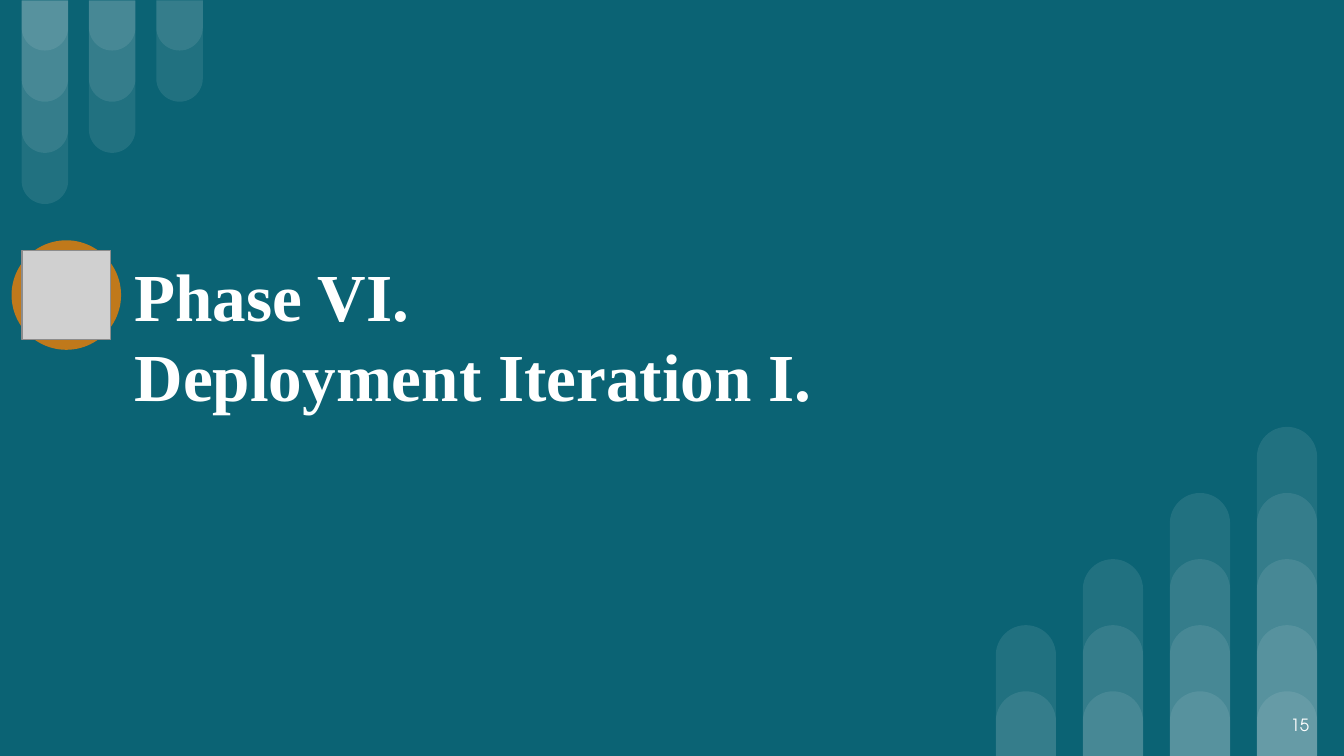
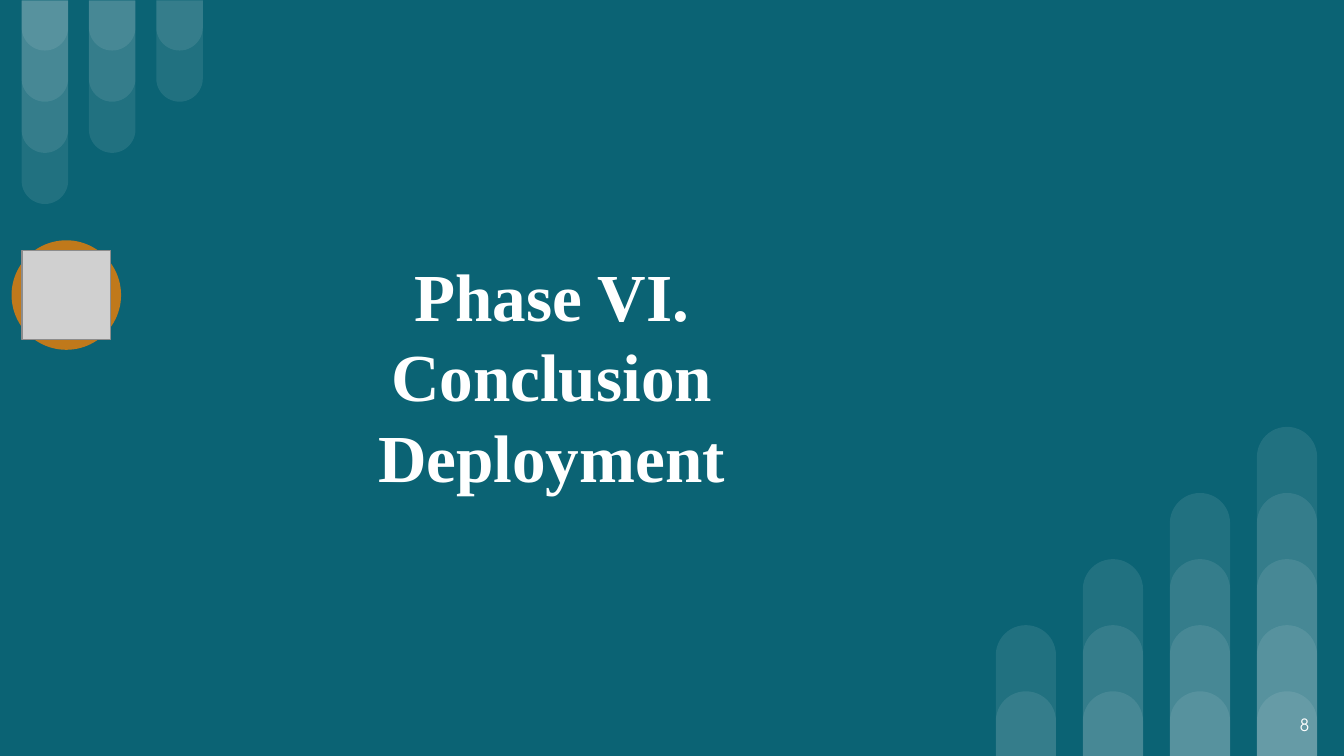
Before and after one commit to dkm2bd/UVA_DSI_CS5010_capstone1, a slide deck: slide 8 of UVA.Capstone1_webscrapper_final_report.pptx (slide 15 before the commit). Drawn at 1344x756 pixels with LibreOffice and Linux fonts; fonts in the diff are those of the drawing; grey boxes stand for pictures. Boxes give left, top, right and bottom in pixels: in the first picture for what was removed or moved away, otherwise in the second. Text is boxed around its words. In the diff, an @@ line names an element or a change of style, - is before the commit and + after.

```diff
--- a/UVA.Capstone1_webscrapper_final_report.pptx
+++ b/UVA.Capstone1_webscrapper_final_report.pptx
@@ title at [414,274,688,322]: alignment left to centre @@
@@ title at [378,354,725,494]: text changed @@
-Deployment Iteration I.
+Conclusion
+Deployment
@@ page number at [1300,718,1309,731]: text changed @@
-15
+8
```
Also in this commit, not shown: 7 other slides changed, 9 slides removed.
